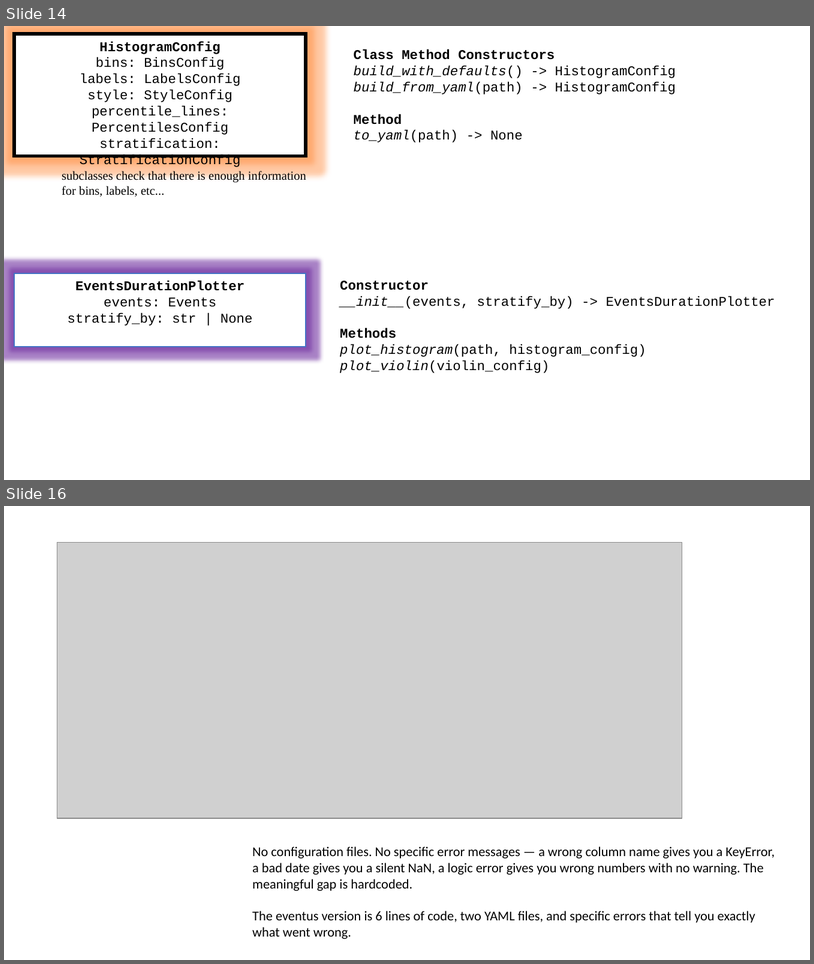
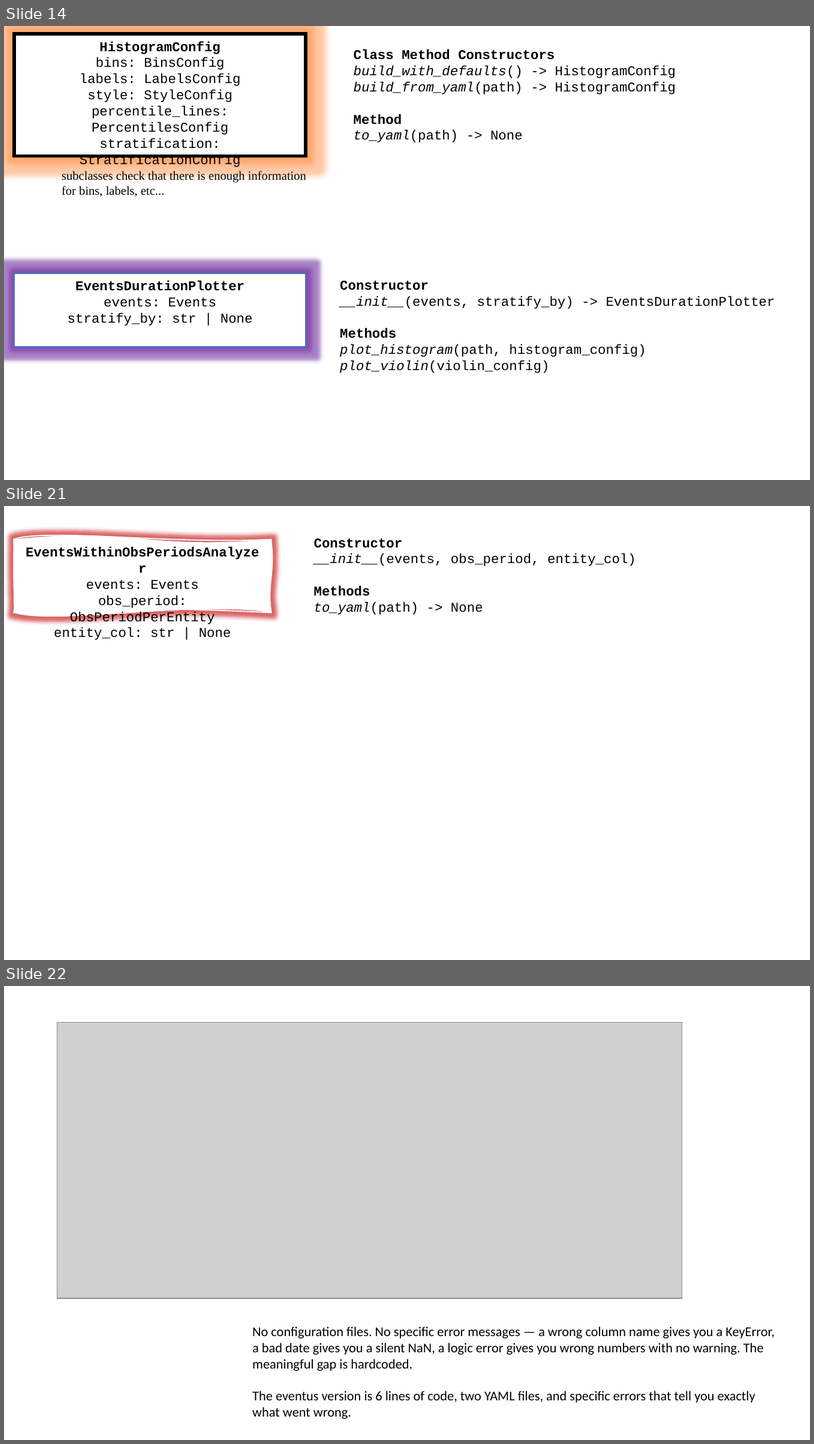
Before and after one commit to djarenas/eventus, a slide deck: eventus_architecture.pptx. Shown one above the other, each under a label of ours: slides 14 and 16 before the commit, slides 14, 21 and 22 after it; the slides between them are not shown. The pictures are 814x964 and 814x1444 pixels, drawn with LibreOffice and Linux fonts; fonts in the diff are those of the drawing; grey boxes stand for pictures. Boxes give left, top, right and bottom in pixels: in the first picture for what was removed or moved away, otherwise in the second. Text is boxed around its words. In the diff, an @@ line names an element or a change of style, - is before the commit and + after.

```diff
--- a/eventus_architecture.pptx
+++ b/eventus_architecture.pptx
@@ slide 21 added at <box>4,506,810,960</box>, background #FFFFFF @@
@@ freeform shape added at <box>14,539,272,612</box>, fill #FFFFFF, outline #FFFFFF 1 pt, 12 pt, text #000000 @@
+EventsWithinObsPeriodsAnalyzer
+events: Events
+obs_period: ObsPeriodPerEntity
+entity_col: str | None
@@ text added at <box>314,538,636,615</box>, 12 pt, text #000000 @@
+Constructor
+__init__(events, obs_period, entity_col)
+Methods
+to_yaml(path) -> None
@@ what was slide 16 is now slide 22 @@
```
Also in this commit, not shown: 1 slide changed, 5 other slides added, 7 other files.
